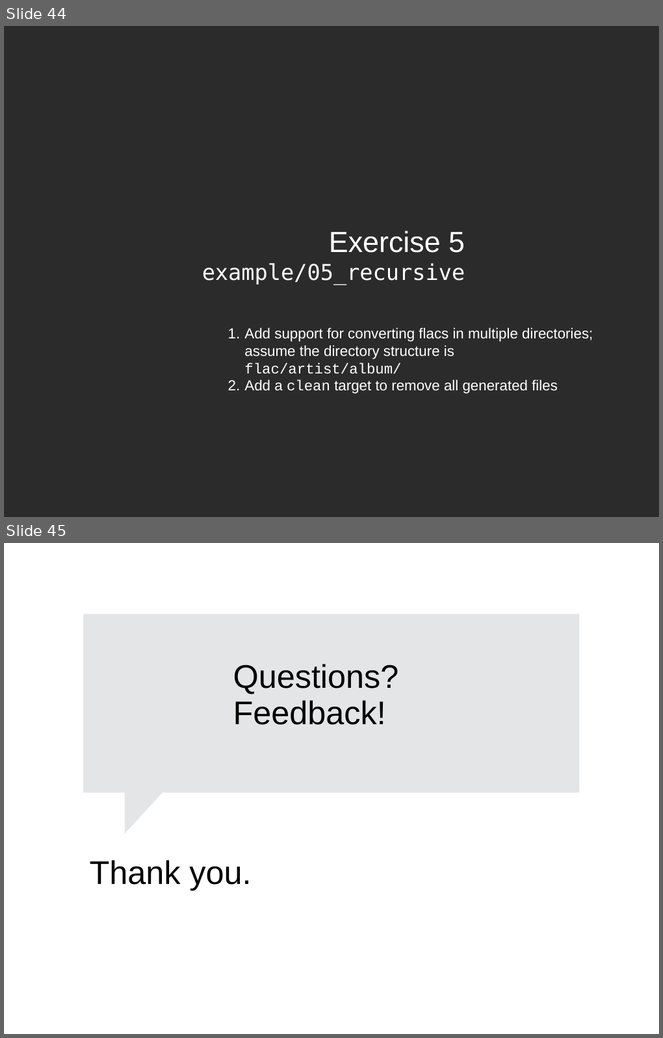
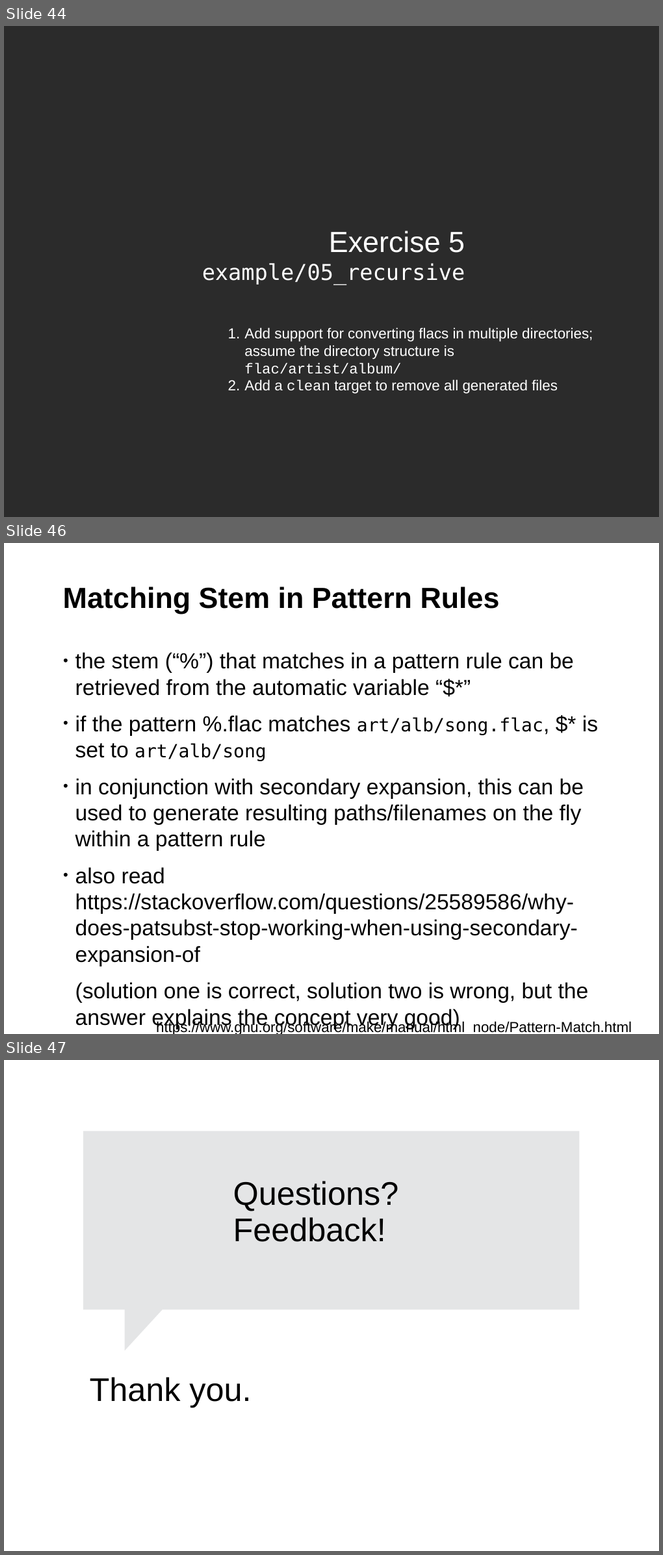
Before and after one commit to fsundermeyer/GNU_make_workshop, a slide deck: Presentation_GNU_make_workshop.odp. Shown one above the other, each under a label of ours: slides 44 and 45 before the commit, slides 44, 46 and 47 after it; the slides between them are not shown. The pictures are 663x1038 and 663x1555 pixels, drawn with LibreOffice and Linux fonts; fonts in the diff are those of the drawing; background and template pictures are left out; a plain dark background stands for a picture behind light text. Boxes give left, top, right and bottom in pixels: in the first picture for what was removed or moved away, otherwise in the second. Text is boxed around its words. In the diff, an @@ line names an element or a change of style, - is before the commit and + after.

Commit message:
Added secondary expansion and $*; minor additions

```diff
--- a/Presentation_GNU_make_workshop.odp
+++ b/Presentation_GNU_make_workshop.odp
@@ slide 46 added at (x1=4, y1=543, x2=659, y2=1034), background #FFFFFF; not listed: 1 template element that a slide beside it also shows @@
@@ title added at (x1=63, y1=587, x2=500, y2=614), 32 pt, text #000000, bold @@
+Matching Stem in Pattern Rules
@@ text added at (x1=76, y1=652, x2=598, y2=1030), 24 pt, text #000000 @@
+• the stem (“%”) that matches in a pattern rule can be retrieved from the automatic variable “$*”
+• if the pattern %.flac matches art/alb/song.flac, $* is set to art/alb/song
+• in conjunction with secondary expansion, this can be used to generate resulting paths/filenames on the fly within a pattern rule
+• also read https://stackoverflow.com/questions/25589586/why-does-patsubst-stop-working-when-using-secondary-expansion-of
+(solution one is correct, solution two is wrong, but the answer explains the concept very good)
@@ text added at (x1=156, y1=1021, x2=632, y2=1034), 16 pt, text #000000 @@
+https://www.gnu.org/software/make/manual/html_node/Pattern-Match.html
@@ what was slide 45 is now slide 47 @@
```
Also in this commit, not shown: 10 slides changed, 1 other slide added.
